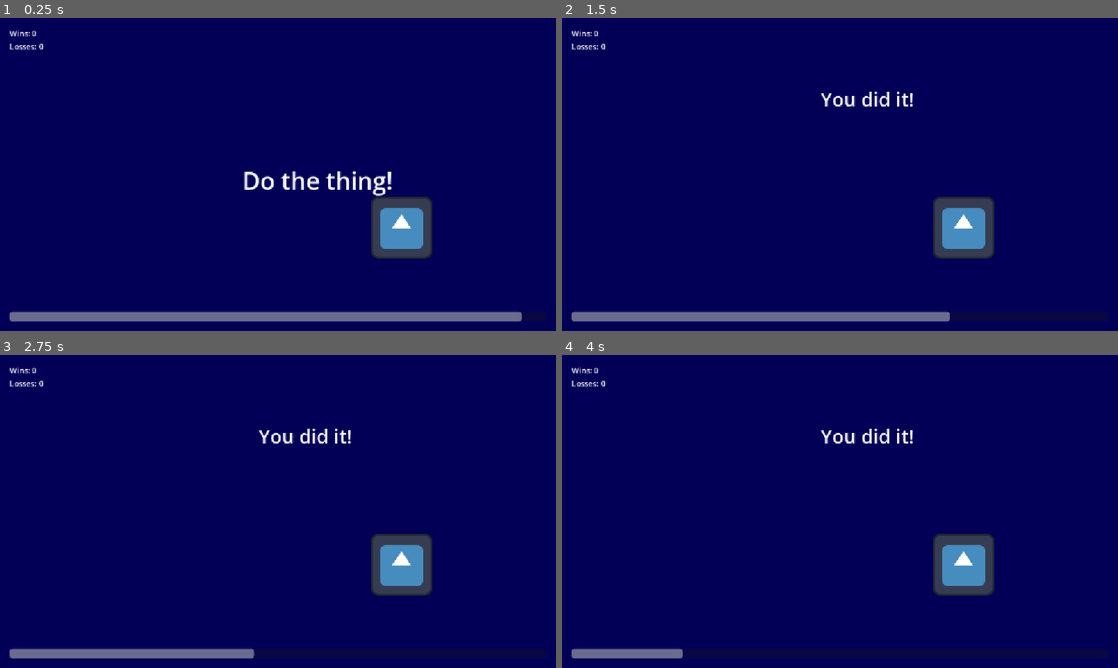
Above: before the commit, frames 1-4 (two rows, left to right).
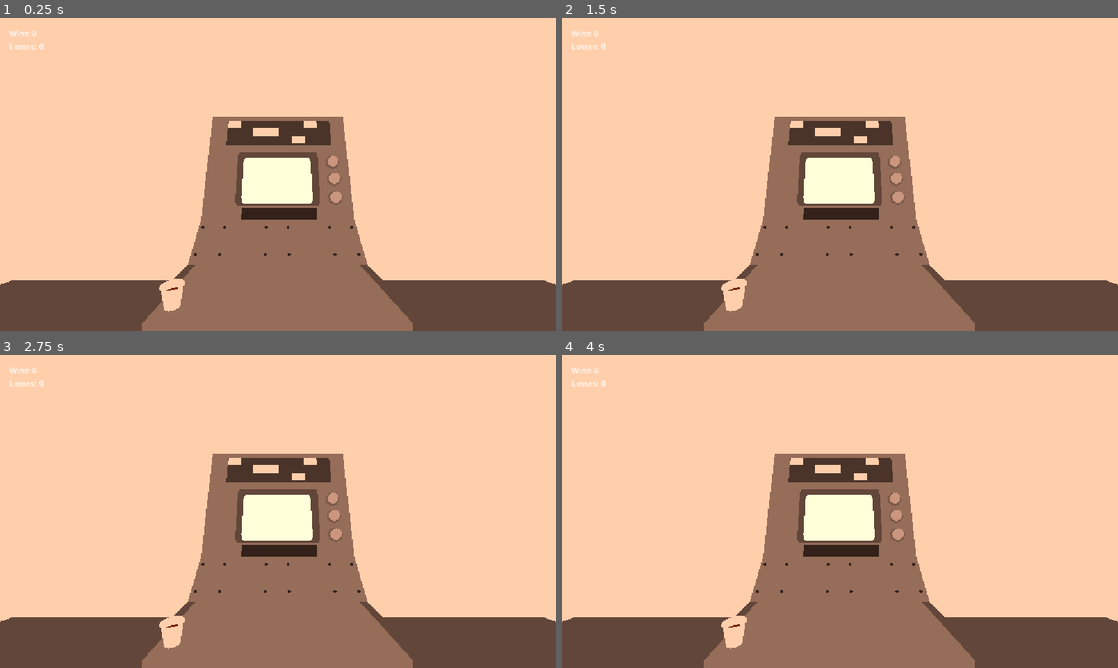
Above: after the commit, the same moments.

Repository: kvognar/gmtk-jam-2026
Game: Godot game, scene res://workstation.tscn
Same seed, same stepped clock (60 frames per second), same inputs: the game is played once before the commit and once after it. Before the commit the project has no main scene; this scene is started directly in both runs. The engine's default icon, where the game draws it, is replaced by a stand-in: a white triangle on a blue panel in a dark square.
Inputs (mouse positions are in pixels of both pictures, inside the frame that each line leads up to):
- Up to frame 1 (0.25 s): no input
- Up to frame 2 (1.5 s): move the mouse to (962, 158) at 0.52 s; press the mouse at (962, 158) at 0.53 s; move the mouse to (728, 190) at 1.27 s; release the mouse at (728, 190) at 1.28 s; click (728, 190) at 1.35 s
- Up to frame 3 (2.75 s): move the mouse to (333, 442) at 2.02 s; press the mouse at (333, 442) at 2.03 s
- Up to frame 4 (4 s): move the mouse to (812, 574) at 2.77 s; release the mouse at (812, 574) at 2.78 s; click (812, 574) at 2.85 s; move the mouse to (1006, 558) at 3.52 s; press the mouse at (1006, 558) at 3.53 s

The runs differ from the first frame. In frame 1, 100% of the frame differs, in the area x 0-100%, y 0-100%; in frame 2, 100%; in frame 3, 100%; in frame 4, 100%.

Commit message:
proof of concept for microgame loading

Diff:
--- /dev/null
+++ b/microgames/button_clicker.gd
@@ -0,0 +1,4 @@
+extends Microgame
+
+func _on_button_pressed() -> void:
+	win()
--- /dev/null
+++ b/microgames/button_clicker.tscn
@@ -0,0 +1,22 @@
+[gd_scene format=3 uid="uid://i1bopqerari8"]
+
+[ext_resource type="PackedScene" uid="uid://dwt1qdmghu1x2" path="res://microgames/microgame.tscn" id="1_ghb8k"]
+[ext_resource type="Script" uid="uid://b48msr2lfsbfi" path="res://microgames/button_clicker.gd" id="2_47nk8"]
+[ext_resource type="Texture2D" uid="uid://qcvi7h7ibyy2" path="res://icon.svg" id="3_47nk8"]
+
+[node name="Microgame" unique_id=1956794833 instance=ExtResource("1_ghb8k")]
+script = ExtResource("2_47nk8")
+prompt = "press the button!!"
+
+[node name="Button" type="Button" parent="." index="5" unique_id=676917348]
+layout_mode = 0
+offset_left = 92.0
+offset_top = 378.0
+offset_right = 228.0
+offset_bottom = 560.0
+text = "this one"
+icon = ExtResource("3_47nk8")
+icon_alignment = 1
+vertical_icon_alignment = 0
+
+[connection signal="pressed" from="Button" to="." method="_on_button_pressed"]
--- /dev/null
+++ b/microgames/click_to_win.gd
@@ -0,0 +1,6 @@
+extends Microgame
+
+
+func _process(_delta: float) -> void:
+	if Input.is_action_just_pressed('action'):
+		win()
--- /dev/null
+++ b/microgames/click_to_win.tscn
@@ -0,0 +1,7 @@
+[gd_scene format=3 uid="uid://bxvruoc313g0l"]
+
+[ext_resource type="PackedScene" uid="uid://dwt1qdmghu1x2" path="res://microgames/microgame.tscn" id="1_eys2r"]
+[ext_resource type="Script" uid="uid://5ujvpvccwh14" path="res://microgames/click_to_win.gd" id="2_wlcg8"]
+
+[node name="Microgame" unique_id=1956794833 instance=ExtResource("1_eys2r")]
+script = ExtResource("2_wlcg8")
--- a/microgames/microgame.gd
+++ b/microgames/microgame.gd
@@ -13,7 +13,11 @@
 	scale = Vector2(0, 0)
 	$Timer.wait_time = time_limit
 
-	begin()
+	if get_parent() == get_tree().root:
+		begin()
+
+func _draw() -> void:
+	pass
 
 func begin() -> void:
 	scale=Vector2(1, 1)
@@ -27,7 +31,7 @@
 
 func fail() -> void:
 	playing = false
-	var timer = get_tree().create_timer(1.0).timeout
+	await get_tree().create_timer(1.0).timeout
 	failure.emit()
 
 func lose() -> void:
@@ -44,11 +48,8 @@
 	await get_tree().create_timer(1.0).timeout
 	success.emit()
 
-func _process(delta: float) -> void:
+func _process(_delta: float) -> void:
 	%ProgressBar.value = ($Timer.time_left / $Timer.wait_time) * %ProgressBar.max_value
-
-	if Input.is_action_just_pressed('action'):
-		win()
 
 func time_up() -> void:
 	if !playing:
--- a/microgames/microgame.tscn
+++ b/microgames/microgame.tscn
@@ -1,7 +1,6 @@
 [gd_scene format=3 uid="uid://dwt1qdmghu1x2"]
 
 [ext_resource type="Script" uid="uid://c4tuhk0adi4x4" path="res://microgames/microgame.gd" id="1_u3unr"]
-[ext_resource type="Texture2D" uid="uid://qcvi7h7ibyy2" path="res://icon.svg" id="2_3ht7m"]
 
 [node name="Microgame" type="Control" unique_id=1956794833]
 layout_mode = 3
@@ -43,10 +42,6 @@
 theme_override_font_sizes/font_size = 40
 text = "Result"
 
-[node name="Icon" type="Sprite2D" parent="." unique_id=763621727]
-position = Vector2(832, 434)
-texture = ExtResource("2_3ht7m")
-
 [node name="MarginContainer" type="MarginContainer" parent="." unique_id=866576842]
 layout_mode = 1
 anchors_preset = 15
--- a/project.godot
+++ b/project.godot
@@ -11,6 +11,7 @@
 [application]
 
 config/name="GMTK Jam 2026"
+run/main_scene="uid://b4n03qixpsio3"
 config/features=PackedStringArray("4.7", "GL Compatibility")
 config/icon="res://icon.svg"
 
--- a/workstation.gd
+++ b/workstation.gd
@@ -1,33 +1,46 @@
 extends Node3D
 
 var games: Array[Microgame] = []
+var game_paks: Array[PackedScene] = [
+	load("res://microgames/button_clicker.tscn"),
+	load("res://microgames/click_to_win.tscn")
+]
+
+var current_game: Microgame
 
 var wins := 0
 var losses := 0
 
+var game_index = 0
+
 func _ready() -> void:
 	show_scores()
 
-func _process(delta: float) -> void:
+func _process(_delta: float) -> void:
 	pass
 
-func _on_area_3d_input_event(camera: Node, event: InputEvent, event_position: Vector3, normal: Vector3, shape_idx: int) -> void:
+func _on_area_3d_input_event(_camera: Node, event: InputEvent, _event_position: Vector3, _normal: Vector3, _shape_idx: int) -> void:
 	if event.is_action_pressed("action"):
-		$Microgame.begin()
-		$Microgame.failure.connect(on_game_fail)
-		$Microgame.success.connect(on_game_success)
-		print_debug('monitor clicked!')
+		current_game = game_paks[game_index].instantiate()
+		game_index +=1
+		if game_index >= game_paks.size():
+			game_index=  0
+		$MicrogameContainer.add_child(current_game)
+		call_deferred('start_game')
+
+func start_game() -> void:
+	current_game.begin()
+	current_game.failure.connect(on_game_fail)
+	current_game.success.connect(on_game_success)
 
 func on_game_fail() -> void:
-	print_debug('oh no :(')
 	losses += 1
-	$Microgame.hide()
+	current_game.hide()
 	show_scores()
 
 func on_game_success() -> void:
-	print_debug('woohoo')
 	wins += 1
-	$Microgame.hide()
+	current_game.hide()
 	show_scores()
 
 func show_scores() -> void:
--- a/workstation.tscn
+++ b/workstation.tscn
@@ -4,7 +4,6 @@
 [ext_resource type="PackedScene" uid="uid://bgr0oe6tv8u8r" path="res://assets/3D/room.tscn" id="1_un3qw"]
 [ext_resource type="PackedScene" uid="uid://bvlmt8kd0nbh6" path="res://assets/3D/terminal.tscn" id="2_jfner"]
 [ext_resource type="PackedScene" uid="uid://b00fa10qd8r0w" path="res://assets/3D/props/coffeecup.tscn" id="3_yfhe6"]
-[ext_resource type="PackedScene" uid="uid://dwt1qdmghu1x2" path="res://microgames/microgame.tscn" id="5_yfhe6"]
 
 [sub_resource type="Environment" id="Environment_ejdy6"]
 ambient_light_source = 2
@@ -17,7 +16,14 @@
 [node name="Workstation" type="Node3D" unique_id=2105439346]
 script = ExtResource("1_j81i1")
 
-[node name="Microgame" parent="." unique_id=1956794833 instance=ExtResource("5_yfhe6")]
+[node name="MicrogameContainer" type="Control" parent="." unique_id=1621265339]
+layout_mode = 3
+anchors_preset = 15
+anchor_right = 1.0
+anchor_bottom = 1.0
+grow_horizontal = 2
+grow_vertical = 2
+mouse_filter = 2
 
 [node name="room" parent="." unique_id=235516147 instance=ExtResource("1_un3qw")]
 
Not shown, added: microgames/button_clicker.gd.uid
Not shown, added: microgames/click_to_win.gd.uid
